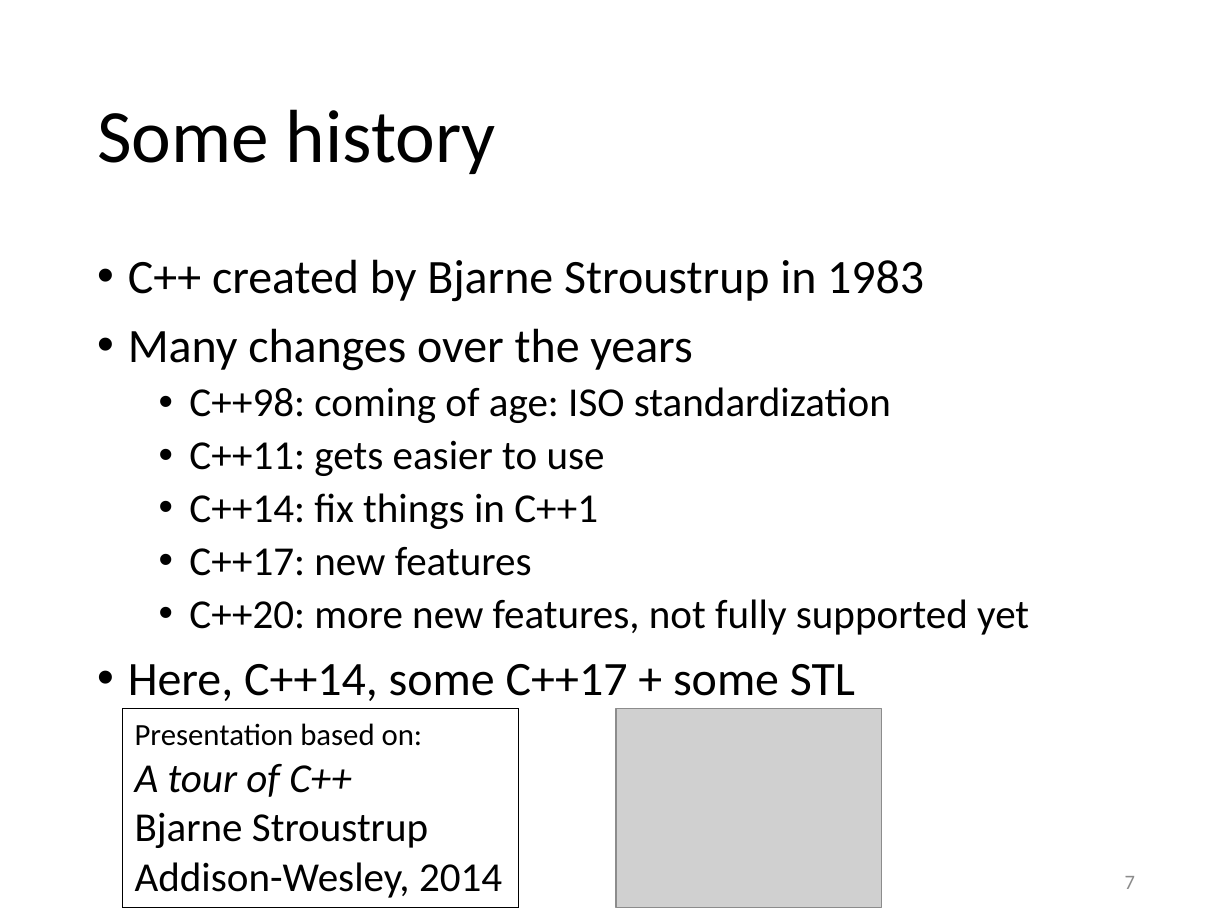
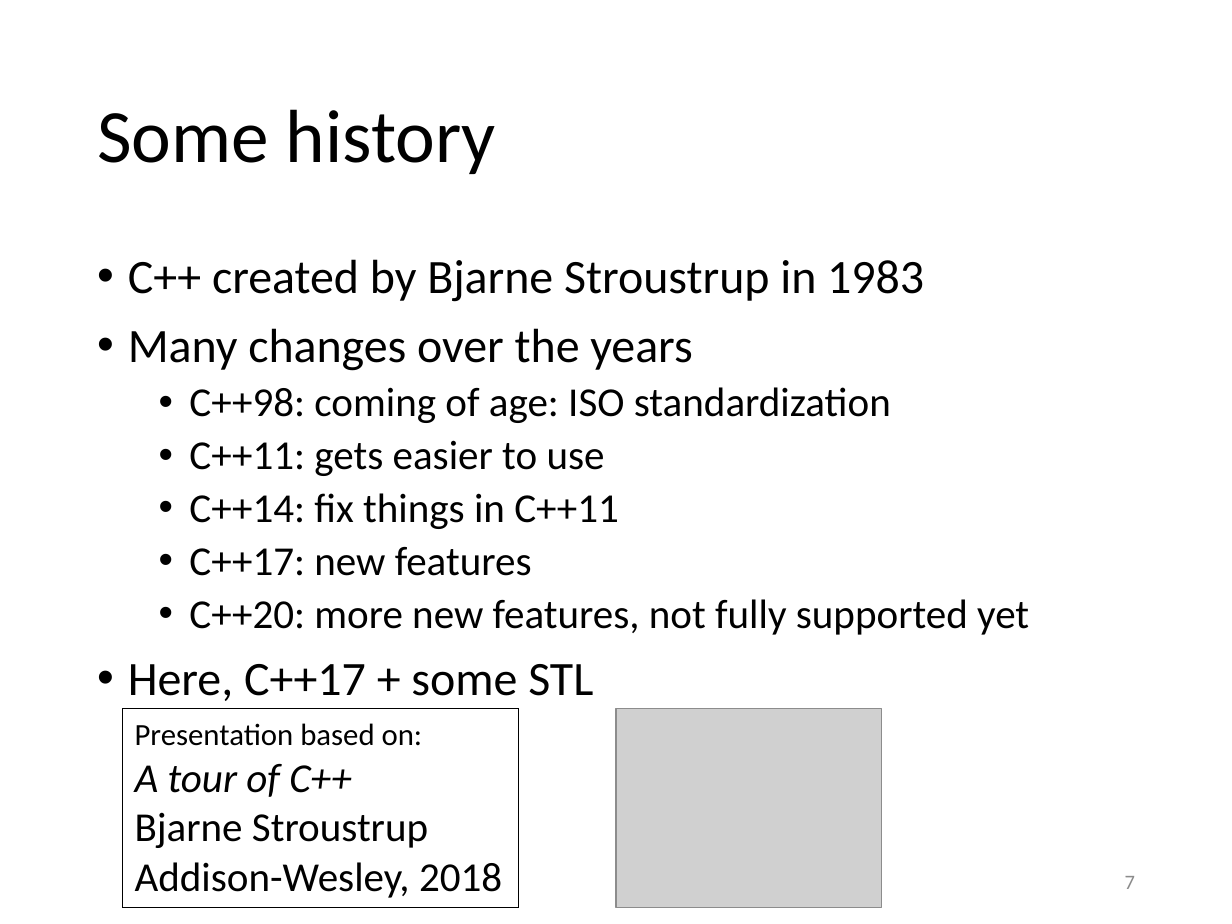
Before and after one commit to gjbex/Scientific-C-plus-plus, a slide deck: slide 7 of scientific_cpp.pptx. Drawn at 1232x924 pixels with LibreOffice and Linux fonts; fonts in the diff are those of the drawing; grey boxes stand for pictures. Boxes give left, top, right and bottom in pixels: in the first picture for what was removed or moved away, otherwise in the second. Text is boxed around its words. In the diff, an @@ line names an element or a change of style, - is before the commit and + after.

```diff
--- a/scientific_cpp.pptx
+++ b/scientific_cpp.pptx
@@ text at (189,493,619,529): text changed @@
-  • C++14: fix things in C++1
+  • C++14: fix things in C++11
@@ text at (128,664,593,701): text changed @@
-• Here, C++14, some C++17 + some STL
+• Here, C++17 + some STL
@@ text in rectangle at (135,862,502,898): text changed @@
-Addison-Wesley, 2014
+Addison-Wesley, 2018
```
Also in this commit, not shown: 18 other slides changed, 1 slide added.
